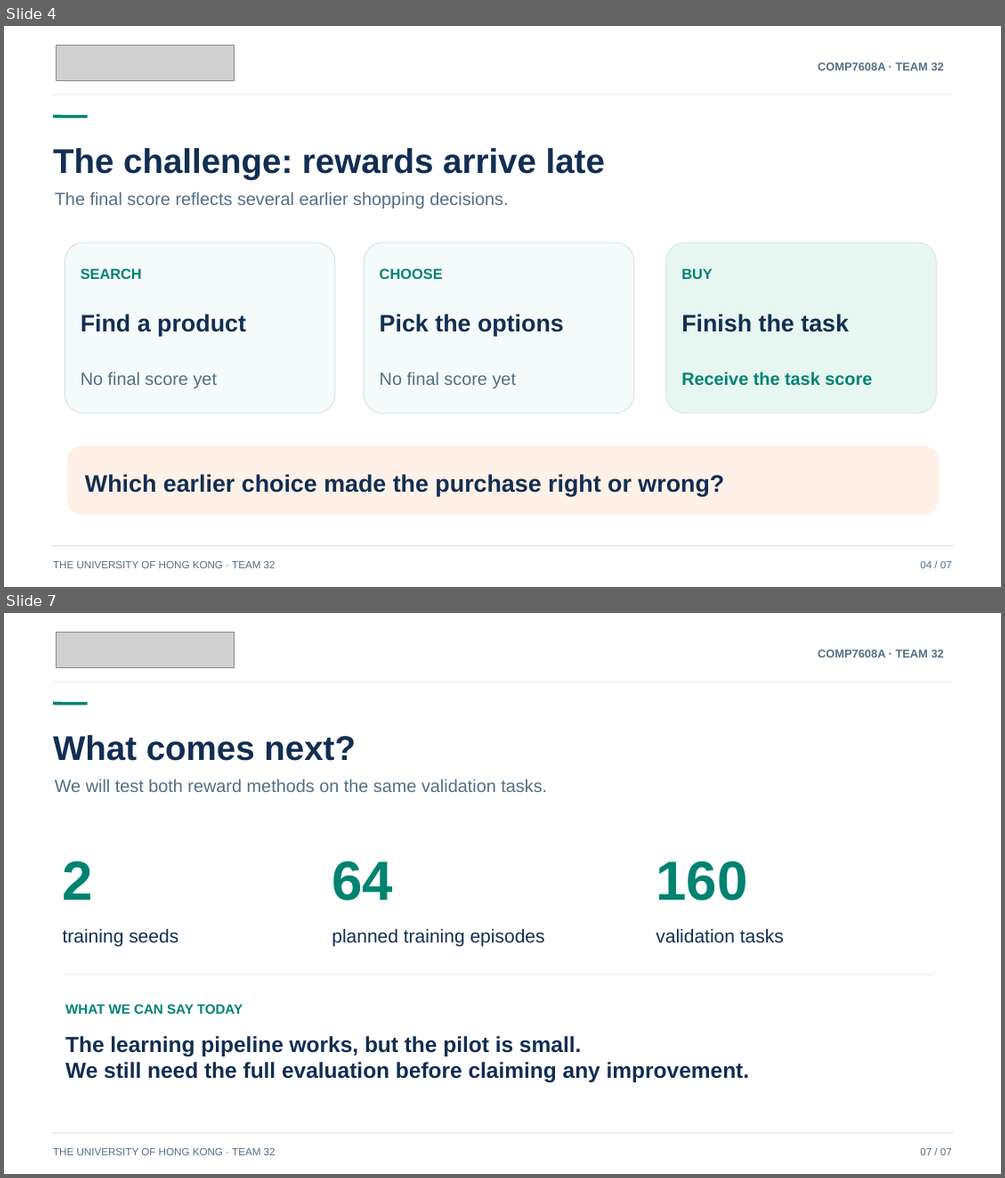
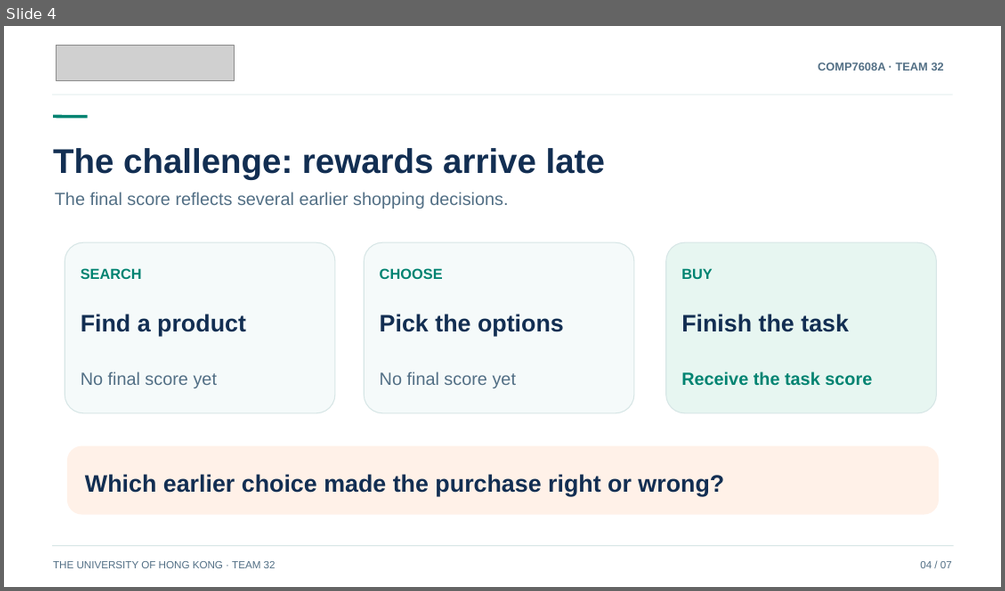
Before and after one commit to Zenon-nnnnnn/webshop-stepwise-rl, a slide deck: presentations/WebShop_Stepwise_Rewards_HKU_Draft_2026-11-21.pptx. Shown one above the other, each under a label of ours: slides 4 and 7 before the commit, slide 4 after it; the slides between them are not shown. The pictures are 1005x1178 and 1005x591 pixels, drawn with LibreOffice and Linux fonts; fonts in the diff are those of the drawing; grey boxes stand for pictures. Boxes give left, top, right and bottom in pixels: in the first picture for what was removed or moved away, otherwise in the second. Text is boxed around its words. In the diff, an @@ line names an element or a change of style, - is before the commit and + after.

Commit message:
docs(presentation): address team reviews using full FP32 160-task results

```diff
--- a/presentations/WebShop_Stepwise_Rewards_HKU_Draft_2026-11-21.pptx
+++ b/presentations/WebShop_Stepwise_Rewards_HKU_Draft_2026-11-21.pptx
@@ slide 7 removed at (x1=4, y1=613, x2=1001, y2=1174), background #FFFFFF @@
@@ picture removed at (x1=57, y1=632, x2=235, y2=668) @@
@@ text removed at (x1=817, y1=649, x2=944, y2=657) @@
-COMP7608A · TEAM 32
@@ line removed from (53, 682) to (953, 682) @@
@@ line removed from (53, 704) to (87, 704) @@
@@ text removed at (x1=53, y1=735, x2=356, y2=761) @@
-What comes next?
@@ text removed at (x1=55, y1=779, x2=547, y2=792) @@
-We will test both reward methods on the same validation tasks.
@@ text removed at (x1=63, y1=861, x2=93, y2=900) @@
-2
@@ line removed from (288, 854) to (288, 854) @@
@@ text removed at (x1=332, y1=861, x2=393, y2=900) @@
-64
@@ line removed from (613, 854) to (613, 854) @@
@@ text removed at (x1=655, y1=860, x2=747, y2=900) @@
-160
@@ text removed at (x1=63, y1=928, x2=178, y2=946) @@
-training seeds
@@ text removed at (x1=332, y1=928, x2=545, y2=946) @@
-planned training episodes
@@ text removed at (x1=655, y1=928, x2=784, y2=943) @@
-validation tasks
@@ line removed from (64, 974) to (934, 974) @@
@@ text removed at (x1=65, y1=1004, x2=243, y2=1013) @@
-WHAT WE CAN SAY TODAY
@@ text removed at (x1=65, y1=1036, x2=750, y2=1082) @@
-The learning pipeline works, but the pilot is small.
-We still need the full evaluation before claiming any improvement.
@@ line removed from (53, 1133) to (954, 1133) @@
@@ text removed at (x1=53, y1=1148, x2=275, y2=1155) @@
-THE UNIVERSITY OF HONG KONG · TEAM 32
@@ text removed at (x1=920, y1=1148, x2=952, y2=1155) @@
-07 / 07
```
Also in this commit, not shown: 3 slides changed, 2 slides added, 1 other slide removed.
